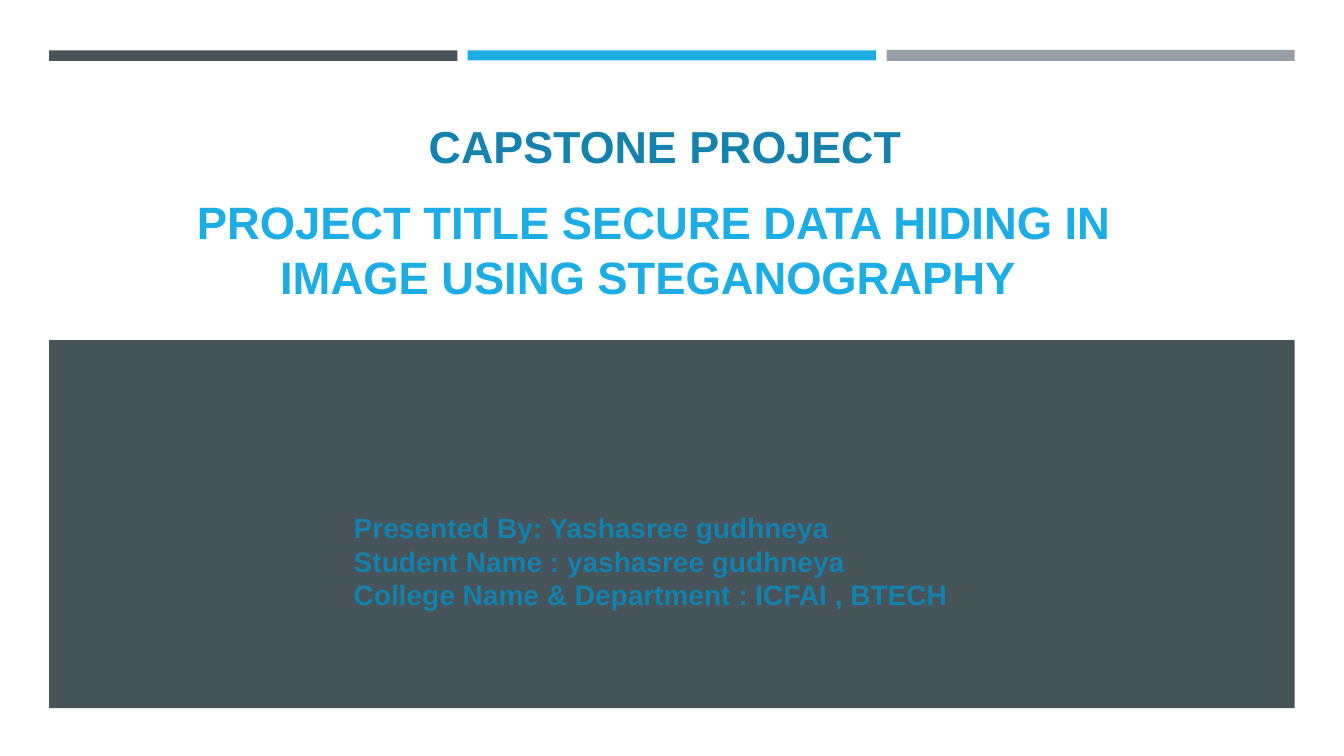
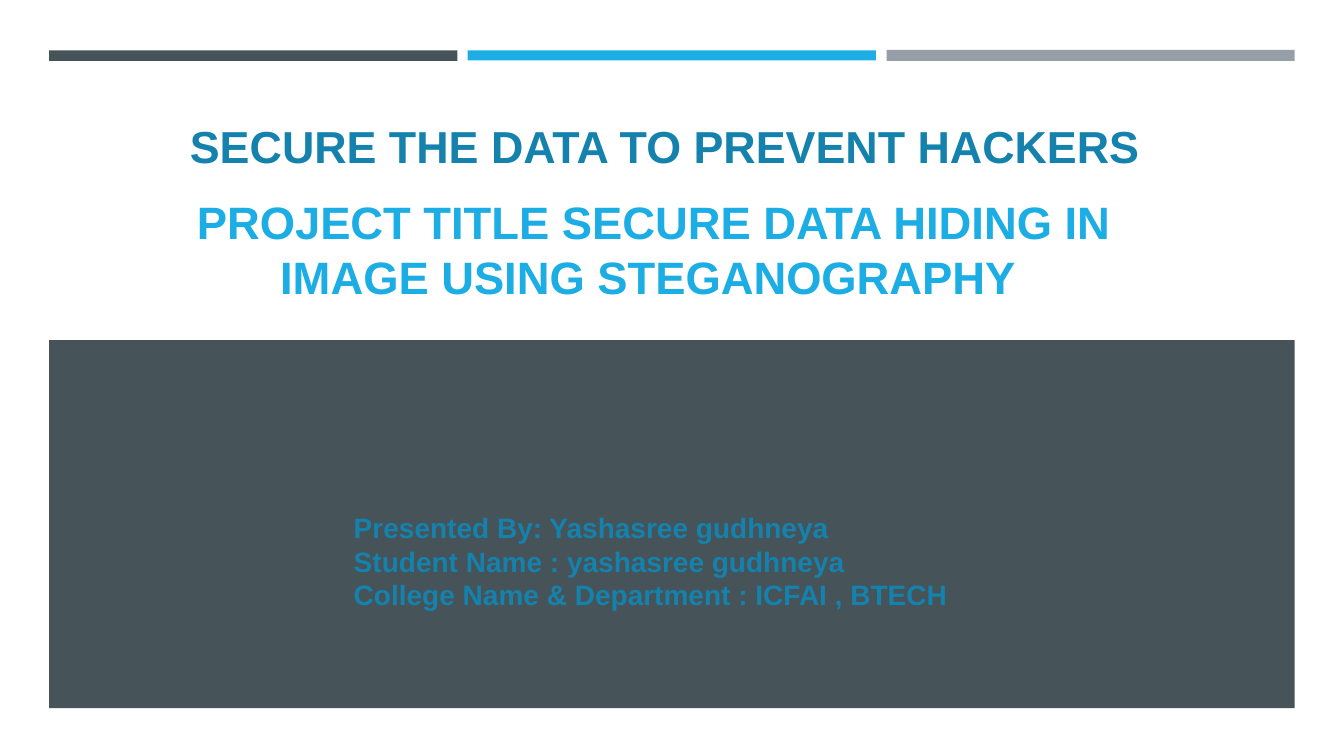
Before and after one commit to yashasreeg1/steganography, a slide deck: slide 1 of yashasree stegno.pptx. Drawn at 1344x756 pixels with LibreOffice and Linux fonts; fonts in the diff are those of the drawing; background and template pictures are left out. Boxes give left, top, right and bottom in pixels: in the first picture for what was removed or moved away, otherwise in the second. Text is boxed around its words. In the diff, an @@ line names an element or a change of style, - is before the commit and + after.

```diff
--- a/yashasree stegno.pptx
+++ b/yashasree stegno.pptx
@@ text at [190,131,1140,164]: text changed @@
-CAPSTONE PROJECT
+SECURE THE DATA TO PREVENT HACKERS
```
